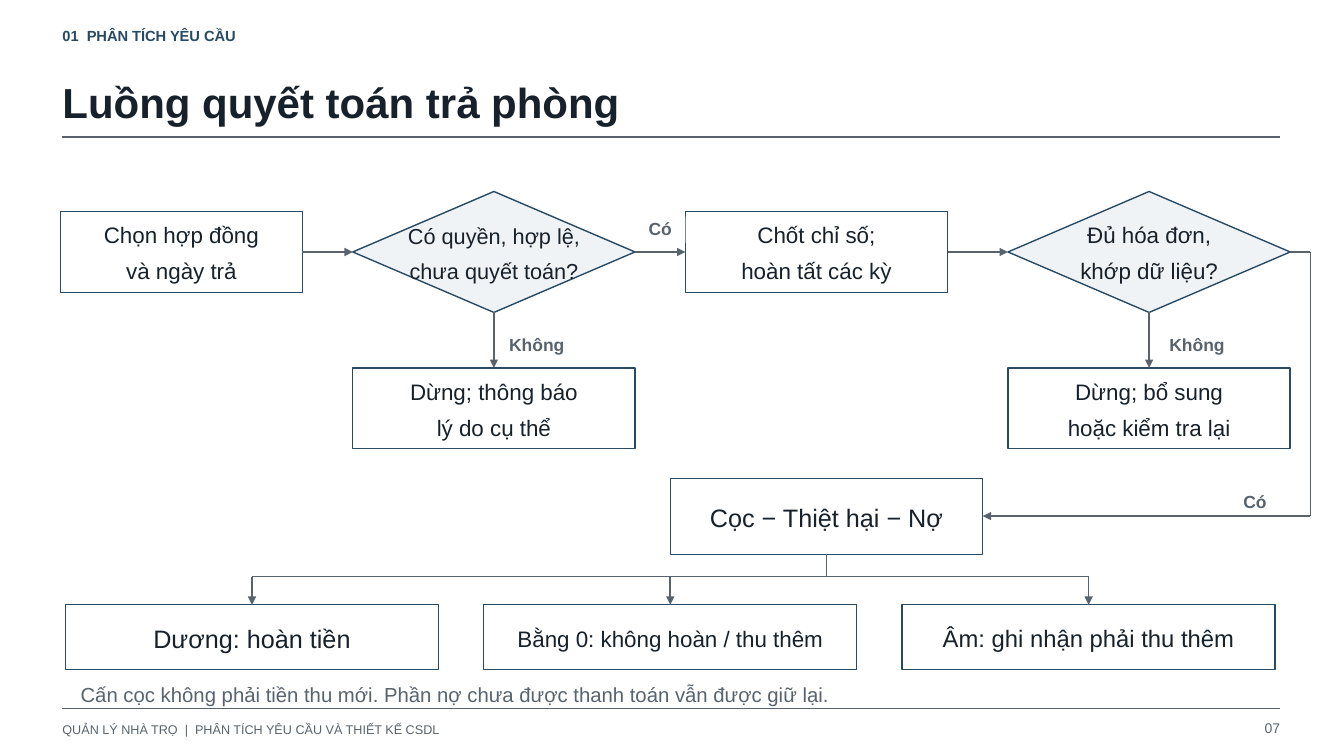
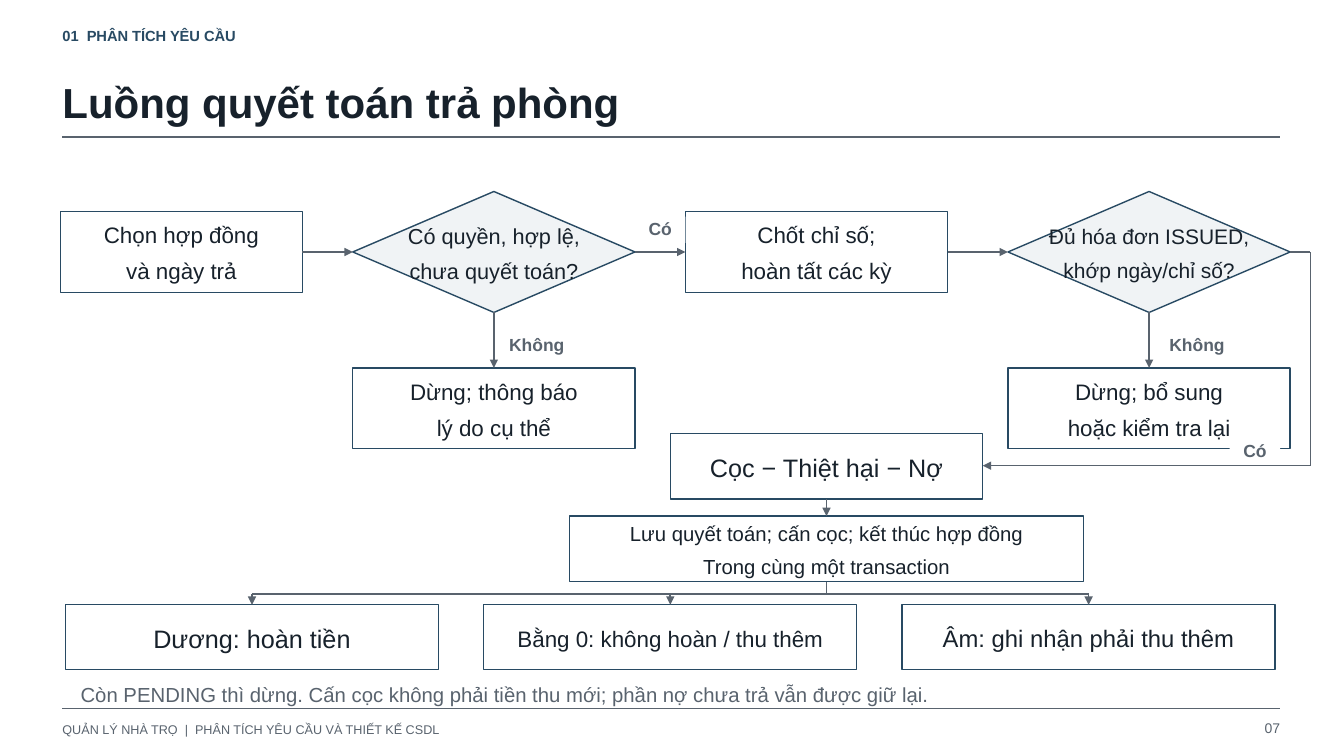
Before and after one commit to hieunofun/quanlytro, a slide deck: slide 7 of docs/thiet-ke-csdl-va-phan-tich-nghiep-vu.pptx. Drawn at 1344x756 pixels with LibreOffice and Linux fonts; fonts in the diff are those of the drawing. Boxes give left, top, right and bottom in pixels: in the first picture for what was removed or moved away, otherwise in the second. Text is boxed around its words. In the diff, an @@ line names an element or a change of style, - is before the commit and + after.

```diff
--- a/docs/thiet-ke-csdl-va-phan-tich-nghiep-vu.pptx
+++ b/docs/thiet-ke-csdl-va-phan-tich-nghiep-vu.pptx
@@ text at box(1049, 227, 1249, 282): text changed; size 16 to 15 pt @@
-Đủ hóa đơn,
-khớp dữ liệu?
+Đủ hóa đơn ISSUED,
+khớp ngày/chỉ số?
@@ line moved from (1311, 252) - (1311, 516) to (1311, 252) - (1311, 466) @@
@@ rectangle: place and size @@
-rectangle at box(670, 479, 983, 555)
+rectangle at box(670, 434, 983, 499)
@@ text "Cọc − Thiệt hại − ...": place and size @@
-text "Cọc − Thiệt hại − ..." at box(710, 508, 943, 531)
+text "Cọc − Thiệt hại − ..." at box(710, 458, 943, 481)
@@ 1 text, 1 arrow, 1 rectangle: place and size @@
-1 text, 1 arrow, 1 rectangle at box(983, 489, 1311, 516)
+1 text, 1 arrow, 1 rectangle at box(983, 439, 1311, 466)
@@ line moved from (827, 555) - (827, 577) to (827, 499) - (827, 516) @@
@@ line (827, 499) - (827, 516): line to arrow @@
@@ rectangle added at box(570, 516, 1084, 582), fill #FFFFFF, outline #284A63 1 pt @@
@@ text added at box(630, 525, 1023, 579), 14.5 pt, text #17212B @@
+Lưu quyết toán; cấn cọc; kết thúc hợp đồng
+Trong cùng một transaction
@@ arrow moved from (252, 577) - (252, 605) to (252, 594) - (252, 605) @@
@@ arrow moved from (670, 577) - (670, 605) to (670, 594) - (670, 605) @@
@@ 3 lines: place and size @@
-3 lines at box(252, 577, 1089, 577)
+3 lines at box(252, 594, 1089, 594)
@@ line added from (827, 582) to (827, 594), #59636E 1.15 pt @@
@@ arrow moved from (1089, 577) - (1089, 605) to (1089, 594) - (1089, 605) @@
@@ text at box(81, 686, 928, 706): text changed @@
-Cấn cọc không phải tiền thu mới. Phần nợ chưa được thanh toán vẫn được giữ lại.
+Còn PENDING thì dừng. Cấn cọc không phải tiền thu mới; phần nợ chưa trả vẫn được giữ lại.
```
Also in this commit, not shown: 17 other slides changed, 15 other files.
